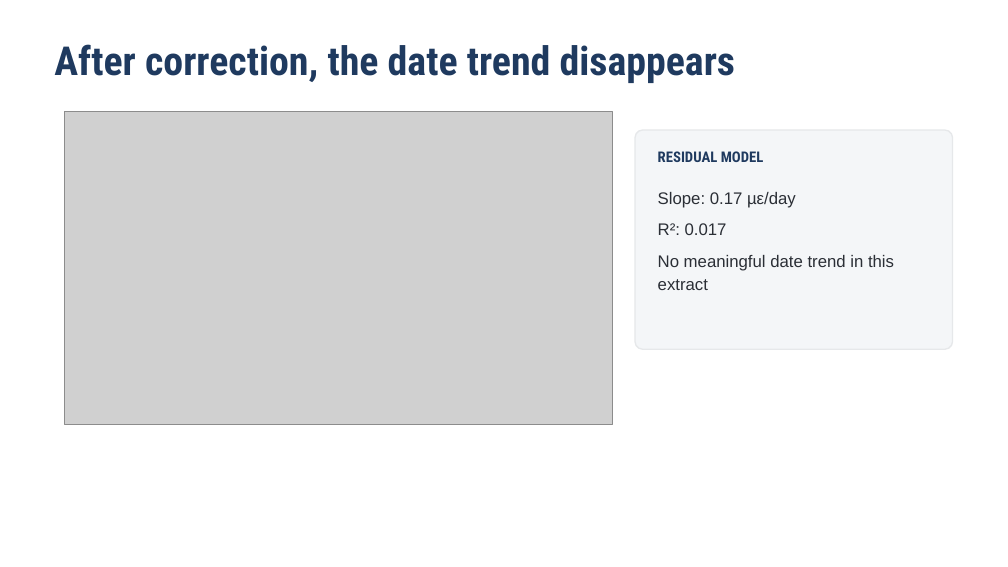
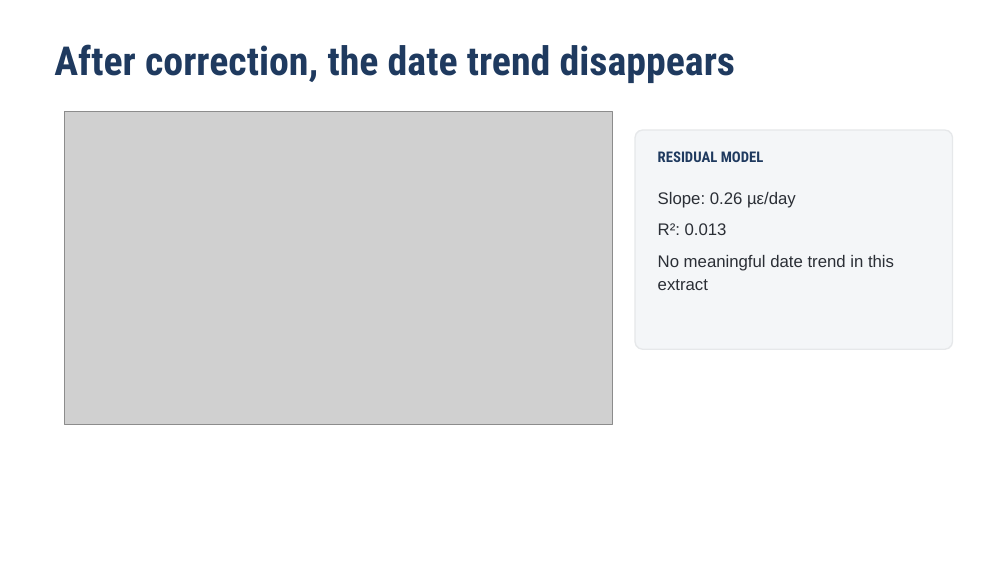
Before and after one commit to Stone-Arch-Collective/Design-and-AI, a slide deck: slide 5 of teaching-pack/12-M08-spurious-correlation/M08-instructor-reveal.pptx. Drawn at 1008x567 pixels with LibreOffice and Linux fonts; fonts in the diff are those of the drawing; grey boxes stand for pictures. Boxes give left, top, right and bottom in pixels: in the first picture for what was removed or moved away, otherwise in the second. Text is boxed around its words. In the diff, an @@ line names an element or a change of style, - is before the commit and + after.

```diff
--- a/teaching-pack/12-M08-spurious-correlation/M08-instructor-reveal.pptx
+++ b/teaching-pack/12-M08-spurious-correlation/M08-instructor-reveal.pptx
@@ text at [658, 192, 796, 235]: text changed @@
-Slope: 0.17 µε/day
-R²: 0.017
+Slope: 0.26 µε/day
+R²: 0.013
```
Also in this commit, not shown: 2 other slides changed, 7 other files.
